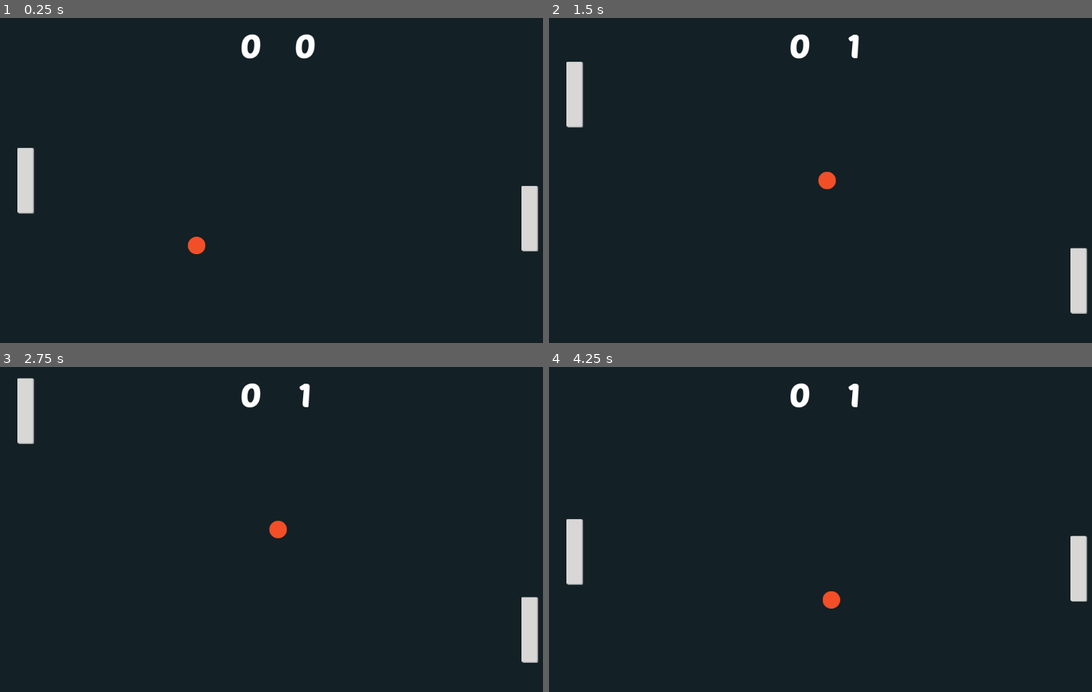
Above: before the commit, frames 1-4 (two rows, left to right).
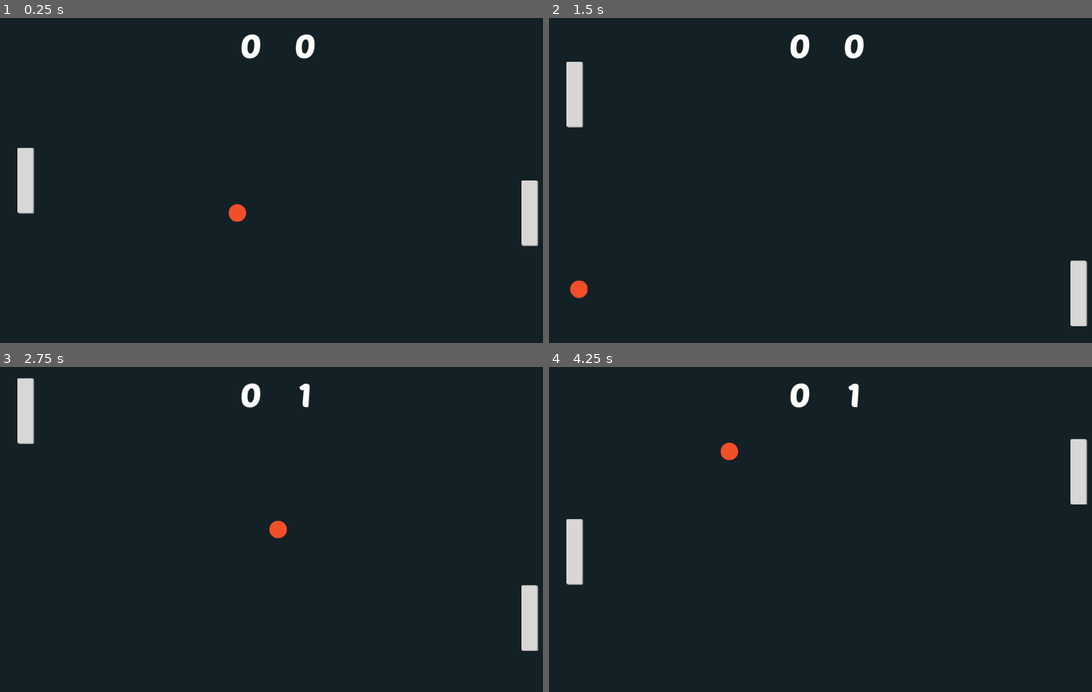
Above: after the commit, the same moments.

Repository: IsaacFajardo101/Pong-Godot-Learning
Game: Godot game, scene res://Level/Level.tscn
Same seed, same stepped clock (60 frames per second), same inputs: the game is played once before the commit and once after it.
Inputs:
- Up to frame 1 (0.25 s): no input
- Up to frame 2 (1.5 s): hold Up (ui_up) 0.53-1.28 s; hold Down (ui_down) from 1.28 s (still down)
- Up to frame 3 (2.75 s): release Down (ui_down) at 2.03 s; hold Up (ui_up) from 2.03 s (still down)
- Up to frame 4 (4.25 s): release Up (ui_up) at 3.53 s; hold Down (ui_down) from 3.53 s (still down)

The runs differ from the first frame. In frame 1, 0.4% of the frame differs, in the area x 34-100%, y 50-73%; in frame 2, 0.7%; in frame 3, 0.2%; in frame 4, 1.5%, in the area x 31-100%, y 22-75%.

Commit message:
Bug Fixes
- Paddle resets only on collision of the ball that is not it's own paddle.

- Ball now starts at lower velocity.

- Ball gains tiny velocity when colliding but larger velocity when colliding on paddle.

Diff:
--- a/Ball/Ball.gd
+++ b/Ball/Ball.gd
@@ -1,6 +1,6 @@
 extends KinematicBody2D
 
-var speed = 600
+var speed = 300
 var velocity = Vector2.ZERO
 
 func _ready():
@@ -13,8 +13,15 @@
 	if collider:
 		velocity = velocity.bounce(collider.normal)
 		$BounceSound.play()
-		if collider.collider.name == "Player" or collider.collider.name == "Opponent":
-			speed += 75
+		speed += 25
+		if collider.collider.name != "Player":
+			$"../Player".position.x = 48
+		else:
+			speed += 50
+		if collider.collider.name != "Opponent":
+			$"../Opponent".position.x = 976
+		else:
+			speed += 50
 
 func Reset():
 	randomize()
--- a/Level/Level.gd
+++ b/Level/Level.gd
@@ -9,6 +9,8 @@
 	$Ball.speed = 0
 	$Opponent.speed = 0
 	$ScoreSound.play()
+	$Opponent.position.x = 976
+	$Player.position.x = 48
 
 func _on_Left_Bounds_body_entered(body: Node):
 	if body.name == $Ball.name:
@@ -23,5 +25,5 @@
 		Reset()
 
 func _on_Countdown_timeout():
-	$Ball.speed = 600
+	$Ball.speed = 300
 	$Opponent.speed = 450
--- a/Opponent/Opponent.gd
+++ b/Opponent/Opponent.gd
@@ -3,15 +3,35 @@
 var speed = 300
 var ball
 
+var EdgedUp = false
+var EdgedDown = false
+
 func _ready():
 	ball = get_parent().find_node("Ball")
 
 func _physics_process(_delta):
-	position.x = 976
 	var velocity = Vector2.ZERO
-	if ball.position.y < position.y:
+	if ball.position.y < position.y and not EdgedUp:
 		velocity.y -= 1
-	if ball.position.y > position.y :
+	if ball.position.y > position.y and not EdgedDown:
 		velocity.y += 1
 # warning-ignore:return_value_discarded
 	move_and_slide(velocity * speed)
+
+
+func _on_Upper_body_entered(body: Node) -> void:
+	if body.name == "Ball":
+		EdgedUp = true
+
+func _on_Upper_body_exited(body: Node) -> void:
+	if body.name == "Ball":
+		EdgedUp = false
+
+
+func _on_Lower_body_entered(body: Node) -> void:
+	if body.name == "Ball":
+		EdgedDown = true
+
+func _on_Lower_body_exited(body: Node) -> void:
+	if body.name == "Ball":
+		EdgedDown = false
--- a/Opponent/Opponent.tscn
+++ b/Opponent/Opponent.tscn
@@ -1,10 +1,13 @@
-[gd_scene load_steps=4 format=2]
+[gd_scene load_steps=5 format=2]
 
 [ext_resource path="res://assets/Paddle.png" type="Texture" id=1]
 [ext_resource path="res://Opponent/Opponent.gd" type="Script" id=2]
 
 [sub_resource type="RectangleShape2D" id=1]
 extents = Vector2( 16, 61 )
+
+[sub_resource type="RectangleShape2D" id=2]
+extents = Vector2( 16, 10 )
 
 [node name="Opponent" type="KinematicBody2D"]
 script = ExtResource( 2 )
@@ -16,3 +19,21 @@
 
 [node name="CollisionShape2D" type="CollisionShape2D" parent="."]
 shape = SubResource( 1 )
+
+[node name="Upper" type="Area2D" parent="."]
+
+[node name="CollisionShape2D" type="CollisionShape2D" parent="Upper"]
+position = Vector2( 0, -68 )
+shape = SubResource( 2 )
+
+[node name="Lower" type="Area2D" parent="."]
+position = Vector2( 0, 15 )
+
+[node name="CollisionShape2D" type="CollisionShape2D" parent="Lower"]
+position = Vector2( 0, 52 )
+shape = SubResource( 2 )
+
+[connection signal="body_entered" from="Upper" to="." method="_on_Upper_body_entered"]
+[connection signal="body_exited" from="Upper" to="." method="_on_Upper_body_exited"]
+[connection signal="body_entered" from="Lower" to="." method="_on_Lower_body_entered"]
+[connection signal="body_exited" from="Lower" to="." method="_on_Lower_body_exited"]
--- a/Player/Player.gd
+++ b/Player/Player.gd
@@ -2,12 +2,31 @@
 
 var speed = 400
 
+var EdgedUp = false
+var EdgedDown = false
+
 func _physics_process(_delta):
-	position.x = 48
 	var velocity = Vector2.ZERO
-	if Input.is_action_pressed("ui_up"):
+	if Input.is_action_pressed("ui_up") and not EdgedUp:
 		velocity.y -= 1
-	if Input.is_action_pressed("ui_down"):
+	if Input.is_action_pressed("ui_down") and not EdgedDown:
 		velocity.y += 1
 # warning-ignore:return_value_discarded
 	move_and_slide(velocity * speed)
+
+func _on_Upper_body_entered(body: Node) -> void:
+	if body.name == "Ball":
+		EdgedUp = true
+
+func _on_Upper_body_exited(body: Node) -> void:
+	if body.name == "Ball":
+		EdgedUp = false
+
+
+func _on_Lower_body_entered(body: Node) -> void:
+	if body.name == "Ball":
+		EdgedDown = true
+
+func _on_Lower_body_exited(body: Node) -> void:
+	if body.name == "Ball":
+		EdgedDown = false
--- a/Player/Player.tscn
+++ b/Player/Player.tscn
@@ -6,14 +6,32 @@
 [sub_resource type="RectangleShape2D" id=1]
 extents = Vector2( 16, 61 )
 
+[sub_resource type="RectangleShape2D" id=2]
+extents = Vector2( 16, 4 )
+
 [node name="Player" type="KinematicBody2D"]
 script = ExtResource( 2 )
-__meta__ = {
-"_edit_group_": true
-}
 
 [node name="Sprite" type="Sprite" parent="."]
 texture = ExtResource( 1 )
 
 [node name="CollisionShape2D" type="CollisionShape2D" parent="."]
 shape = SubResource( 1 )
+
+[node name="Upper" type="Area2D" parent="."]
+
+[node name="CollisionShape2D" type="CollisionShape2D" parent="Upper"]
+position = Vector2( 0, -63 )
+shape = SubResource( 2 )
+
+[node name="Lower" type="Area2D" parent="."]
+position = Vector2( 0, 31 )
+
+[node name="CollisionShape2D" type="CollisionShape2D" parent="Lower"]
+position = Vector2( 0, 33 )
+shape = SubResource( 2 )
+
+[connection signal="body_entered" from="Upper" to="." method="_on_Upper_body_entered"]
+[connection signal="body_exited" from="Upper" to="." method="_on_Upper_body_exited"]
+[connection signal="body_entered" from="Lower" to="." method="_on_Lower_body_entered"]
+[connection signal="body_exited" from="Lower" to="." method="_on_Lower_body_exited"]
Not shown: 1 places in Player/Player.tscn that only renumber resources
